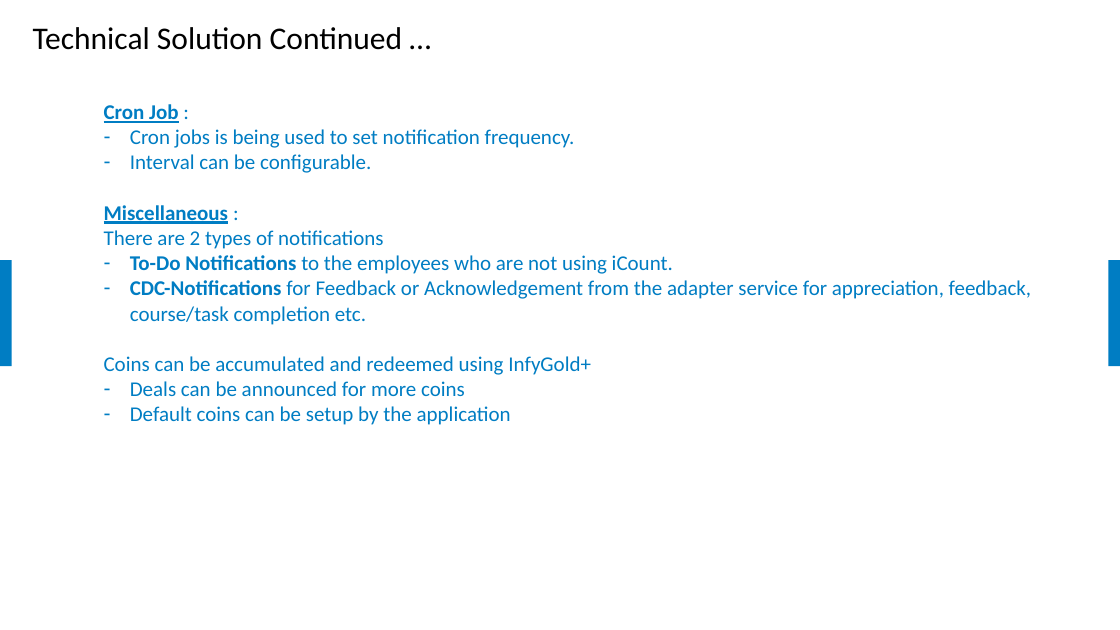
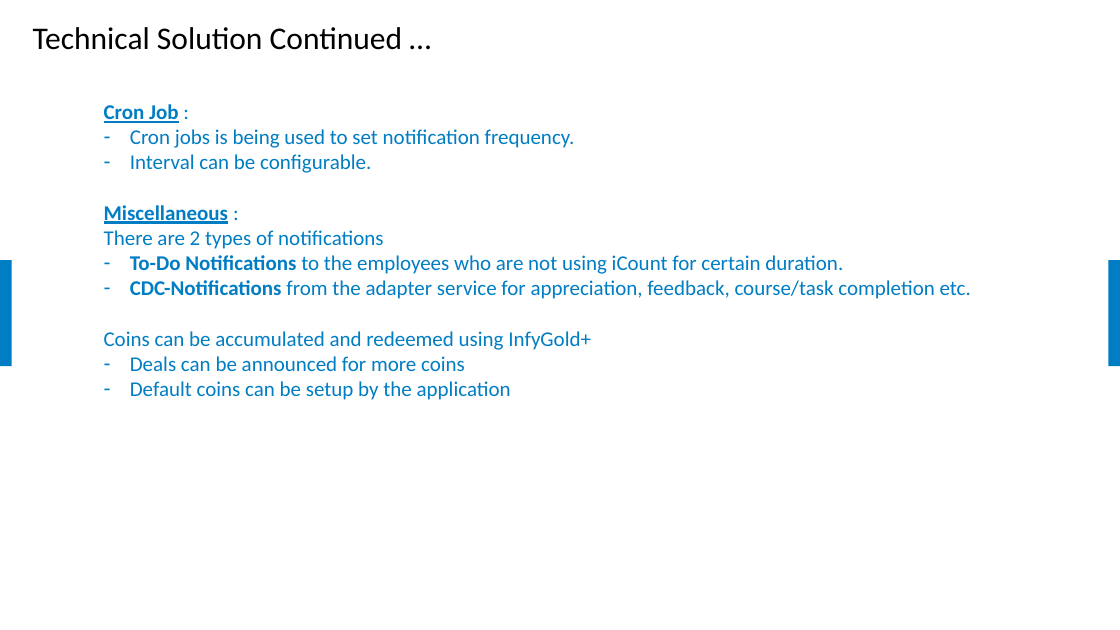
Before and after one commit to samratbasu2019/iSoreDesignArtifacts, a slide deck: slide 16 of iSolve-iCount-Hackathon_Solution.pptx. Drawn at 1120x630 pixels with LibreOffice and Linux fonts; fonts in the diff are those of the drawing; background and template pictures are left out. Boxes give left, top, right and bottom in pixels: in the first picture for what was removed or moved away, otherwise in the second. Text is boxed around its words. In the diff, an @@ line names an element or a change of style, - is before the commit and + after.

```diff
--- a/iSolve-iCount-Hackathon_Solution.pptx
+++ b/iSolve-iCount-Hackathon_Solution.pptx
@@ text at <box>130,255,971,299</box>: text changed @@
-  – To-Do Notifications to the employees who are not using iCount.
-  – CDC-Notifications for Feedback or Acknowledgement from the adapter service for appreciation, feedback, course/task completion etc.
+  – To-Do Notifications to the employees who are not using iCount for certain duration.
+  – CDC-Notifications from the adapter service for appreciation, feedback, course/task completion etc.
```
Also in this commit, not shown: 2 other slides changed, 1 other file.
